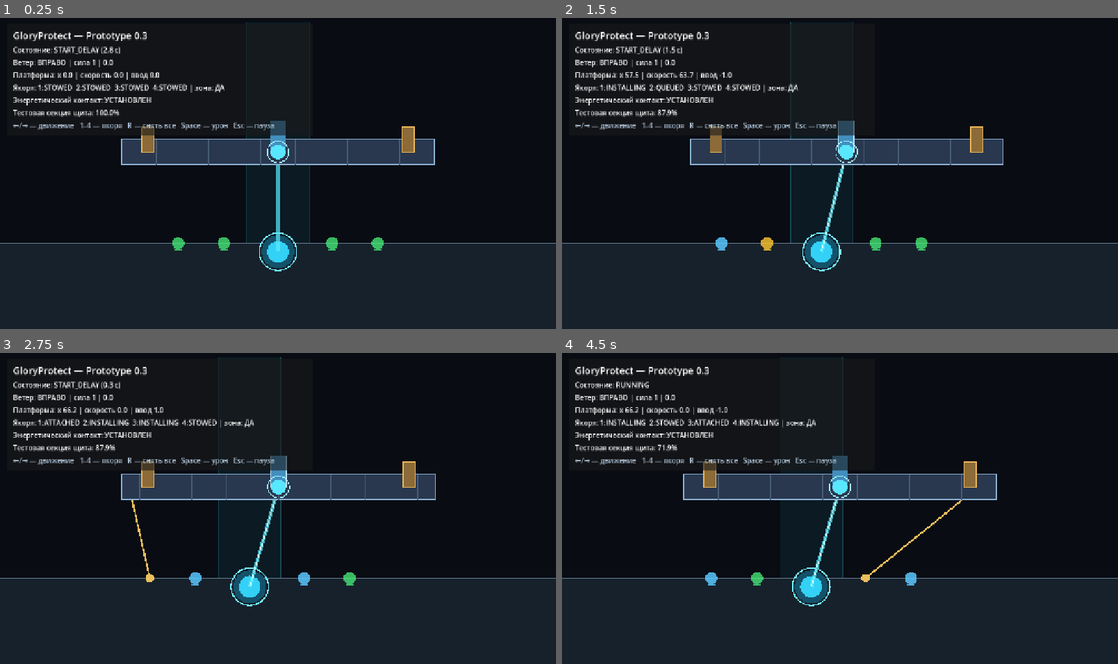
Above: before the commit, frames 1-4 (two rows, left to right).
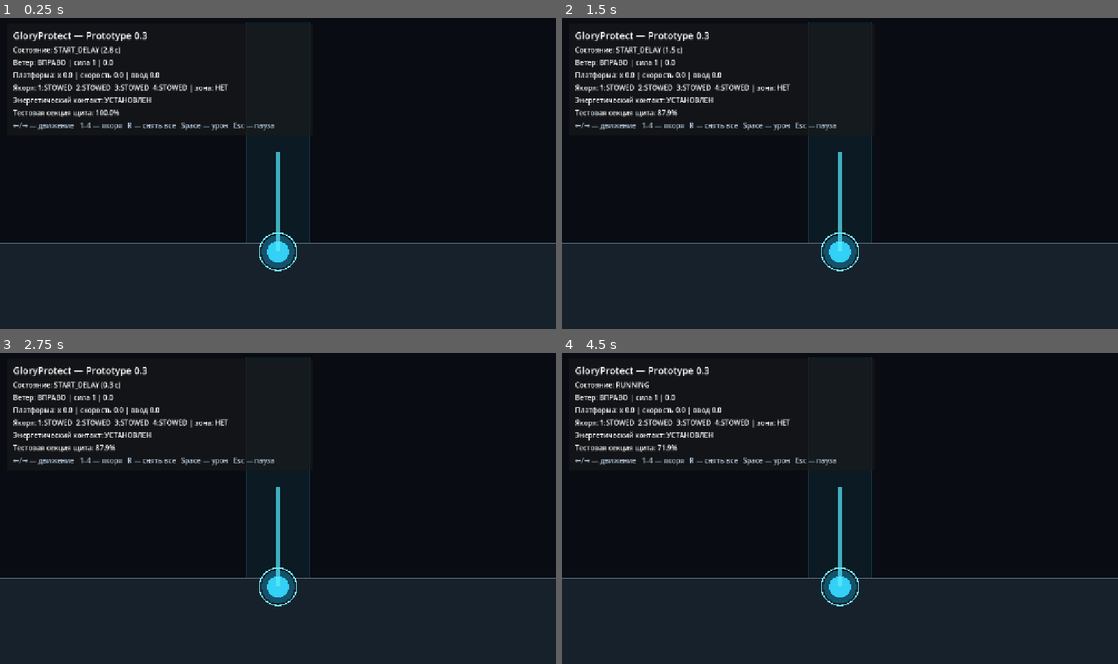
Above: after the commit, the same moments.

Repository: bageus/GloryProtect
Game: Godot game, scene res://scenes/game/game_root.tscn
Two runs of this game, one before a commit and one after it. Both use one fixed random seed, a clock stepped at 60 frames per second and the inputs below.
Inputs:
- Up to frame 1 (0.25 s): no input
- Up to frame 2 (1.5 s): tap Enter (ui_accept) at 0.5, 0.77 s; hold Right (ui_right) 0.53-1.28 s; tap 1 at 0.6 s; hold Left (ui_left) from 1.28 s (still down); tap 2 at 1.35 s
- Up to frame 3 (2.75 s): tap Enter (ui_accept) at 1.52 s; release Left (ui_left) at 2.03 s; hold Right (ui_right) from 2.03 s (still down); tap 3 at 2.1 s
- Up to frame 4 (4.5 s): tap 4 at 2.85 s; tap Enter (ui_accept) at 3.02, 3.77, 4.25 s; release Right (ui_right) at 3.53 s; hold Left (ui_left) from 3.53 s (still down); tap R at 3.6 s; tap 1 at 4.35 s

The runs differ from the first frame. In frame 1, 5.5% of the frame differs, in the area x 21-79%, y 21-75%; in frame 2, 7.6%; in frame 3, 7.8%, in the area x 7-79%, y 1-82%; in frame 4, 7.8%.
Error before the commit: Assertion failed: WindSystem requires WindBalance (res://scripts/platform/wind_system.gd:17)
Error after the commit: Parse Error: Cannot infer the type of "attachment_y" variable because the value doesn't have a set type. (res://scripts/anchors/anchor_geometry.gd:90)

Commit message:
refactor: separate platform movement from input and visuals

Diff:
--- a/scripts/platform/platform_controller.gd
+++ b/scripts/platform/platform_controller.gd
@@ -6,28 +6,24 @@
 
 @export_node_path("GameFlowController") var game_flow_path: NodePath
 @export_node_path("WindSystem") var wind_system_path: NodePath
+@export_node_path("SteeringInputProvider") var steering_input_path: NodePath
 @export var anchor_system_path: NodePath
-
-@export_range(8, 32, 1) var cell_count: int = 18
-@export_range(16.0, 64.0, 1.0) var cell_width: float = 40.0
-@export_range(24.0, 100.0, 1.0) var platform_height: float = 58.0
-@export_range(0.0, 500.0, 1.0) var steering_force: float = 178.0
-@export_range(0.0, 300.0, 1.0) var linear_drag: float = 36.0
-@export_range(20.0, 1000.0, 1.0) var max_horizontal_speed: float = 310.0
-@export var world_min_x: float = -2400.0
-@export var world_max_x: float = 2400.0
-@export var driver_assigned: bool = true
+@export var balance: PlatformBalance
 
 var horizontal_velocity: float = 0.0
 var steering_axis: float = 0.0
 
 @onready var _game_flow: GameFlowController = get_node(game_flow_path)
 @onready var _wind_system: WindSystem = get_node(wind_system_path)
+@onready var _steering_input: SteeringInputProvider = get_node(steering_input_path)
 @onready var _anchor_system = get_node_or_null(anchor_system_path)
 
 
 func _ready() -> void:
-	queue_redraw()
+	assert(balance != null, "PlatformController requires PlatformBalance")
+	_steering_input.driver_availability_changed.connect(
+		_on_driver_availability_changed
+	)
 
 
 func _physics_process(delta: float) -> void:
@@ -35,17 +31,20 @@
 		steering_axis = 0.0
 		return
 
-	steering_axis = Input.get_axis(&"ui_left", &"ui_right") if driver_assigned else 0.0
-
-	var steering_acceleration := steering_axis * steering_force
+	steering_axis = _steering_input.get_steering_axis()
+	var steering_acceleration := steering_axis * balance.steering_force
 	var total_acceleration := steering_acceleration + _wind_system.get_current_force()
 
 	horizontal_velocity += total_acceleration * delta
-	horizontal_velocity = move_toward(horizontal_velocity, 0.0, linear_drag * delta)
+	horizontal_velocity = move_toward(
+		horizontal_velocity,
+		0.0,
+		balance.linear_drag * delta
+	)
 	horizontal_velocity = clampf(
 		horizontal_velocity,
-		-max_horizontal_speed,
-		max_horizontal_speed
+		-balance.max_horizontal_speed,
+		balance.max_horizontal_speed
 	)
 
 	var next_x := position.x + horizontal_velocity * delta
@@ -58,22 +57,28 @@
 
 
 func set_driver_assigned(value: bool) -> void:
-	if driver_assigned == value:
-		return
-	driver_assigned = value
-	if not driver_assigned:
-		steering_axis = 0.0
-	driver_assignment_changed.emit(driver_assigned)
-	queue_redraw()
+	_steering_input.set_driver_available(value)
+
+
+func is_driver_assigned() -> bool:
+	return _steering_input.driver_available
+
+
+func is_driver_control_active() -> bool:
+	return _steering_input.is_control_input_active()
 
 
 func get_platform_width() -> float:
-	return float(cell_count) * cell_width
+	return float(balance.cell_count) * balance.cell_width
+
+
+func get_platform_height() -> float:
+	return balance.platform_height
 
 
 func _apply_world_and_anchor_constraints(next_x: float) -> float:
-	var minimum_x := world_min_x
-	var maximum_x := world_max_x
+	var minimum_x := balance.world_min_x
+	var maximum_x := balance.world_max_x
 
 	if _anchor_system == null:
 		return clampf(next_x, minimum_x, maximum_x)
@@ -95,39 +100,7 @@
 	return clampf(next_x, minimum_x, maximum_x)
 
 
-func _draw() -> void:
-	var platform_width := get_platform_width()
-	var platform_rect := Rect2(
-		Vector2(-platform_width * 0.5, -platform_height * 0.5),
-		Vector2(platform_width, platform_height)
-	)
-
-	# Placeholder visuals: no external assets are required for the first run.
-	draw_rect(platform_rect, Color(0.16, 0.22, 0.31), true)
-	draw_rect(platform_rect, Color(0.55, 0.69, 0.82), false, 3.0)
-
-	for index in range(1, cell_count):
-		var x := -platform_width * 0.5 + float(index) * cell_width
-		draw_line(
-			Vector2(x, -platform_height * 0.5),
-			Vector2(x, platform_height * 0.5),
-			Color(0.28, 0.36, 0.46),
-			1.0
-		)
-
-	var center_post_rect := Rect2(Vector2(-18.0, -72.0), Vector2(36.0, 72.0))
-	draw_rect(center_post_rect, Color(0.26, 0.56, 0.75), true)
-	draw_rect(center_post_rect, Color(0.75, 0.91, 1.0), false, 2.0)
-
-	var anchor_post_offset := platform_width * 0.5 - cell_width * 1.5
-	for side in [-1.0, 1.0]:
-		var post_rect := Rect2(
-			Vector2(side * anchor_post_offset - 14.0, -58.0),
-			Vector2(28.0, 58.0)
-		)
-		draw_rect(post_rect, Color(0.55, 0.42, 0.22), true)
-		draw_rect(post_rect, Color(0.92, 0.72, 0.35), false, 2.0)
-
-	var orb_color := Color(0.35, 0.9, 1.0) if driver_assigned else Color(0.35, 0.4, 0.45)
-	draw_circle(Vector2.ZERO, 17.0, orb_color)
-	draw_arc(Vector2.ZERO, 25.0, 0.0, TAU, 48, Color(0.65, 0.96, 1.0), 2.0)
+func _on_driver_availability_changed(is_available: bool) -> void:
+	if not is_available:
+		steering_axis = 0.0
+	driver_assignment_changed.emit(is_available)
